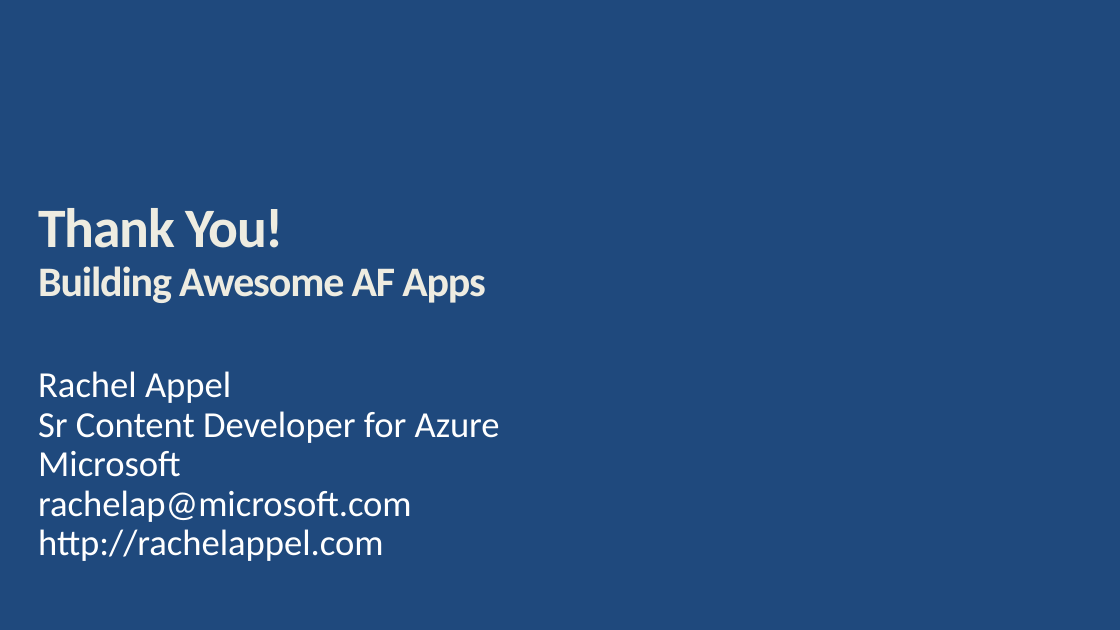
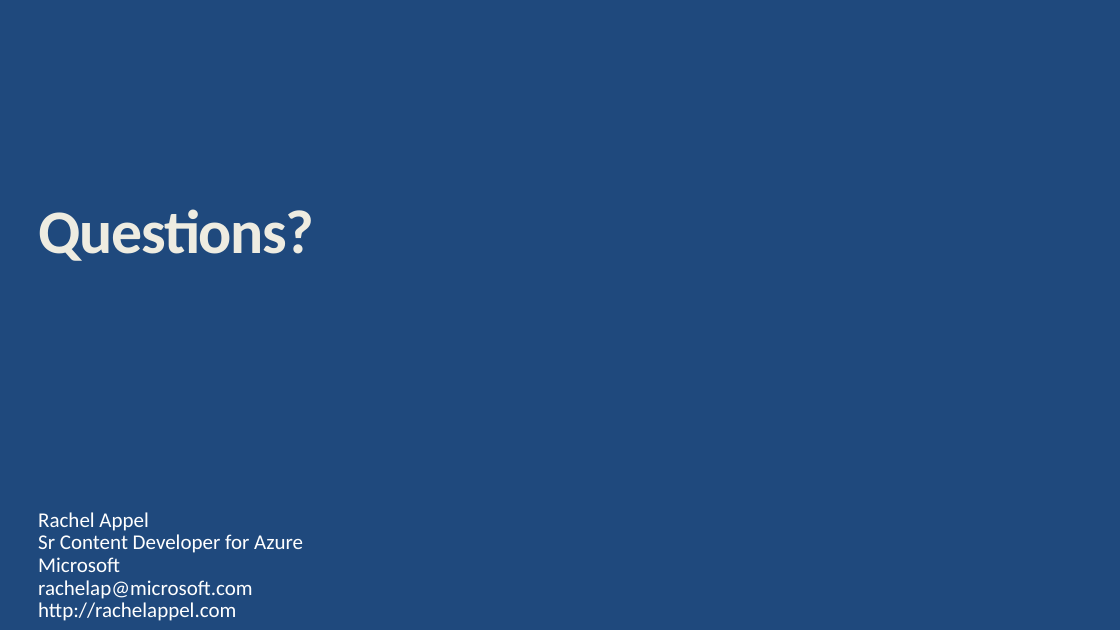
Before and after one commit to BionStt/presentations-2, a slide deck: slide 51 of Azure functions.pptx (slide 44 before the commit). Drawn at 1120x630 pixels with LibreOffice and Linux fonts; fonts in the diff are those of the drawing; background and template pictures are left out. Boxes give left, top, right and bottom in pixels: in the first picture for what was removed or moved away, otherwise in the second. Text is boxed around its words. In the diff, an @@ line names an element or a change of style, - is before the commit and + after.

```diff
--- a/Azure functions.pptx
+++ b/Azure functions.pptx
@@ title at [38,209,314,261]: text changed; size 36 to 52.9 pt @@
-Thank You!
-Building Awesome AF Apps
+Questions?
@@ text "Rachel Appel": place and size @@
-text "Rachel Appel" at [38,371,500,561]
+text "Rachel Appel" at [38,512,303,621]
@@ text "Rachel Appel" at [38,512,303,621]: size 31.4 to 18 pt @@
```
Also in this commit, not shown: 4 other slides changed, 7 slides added.
